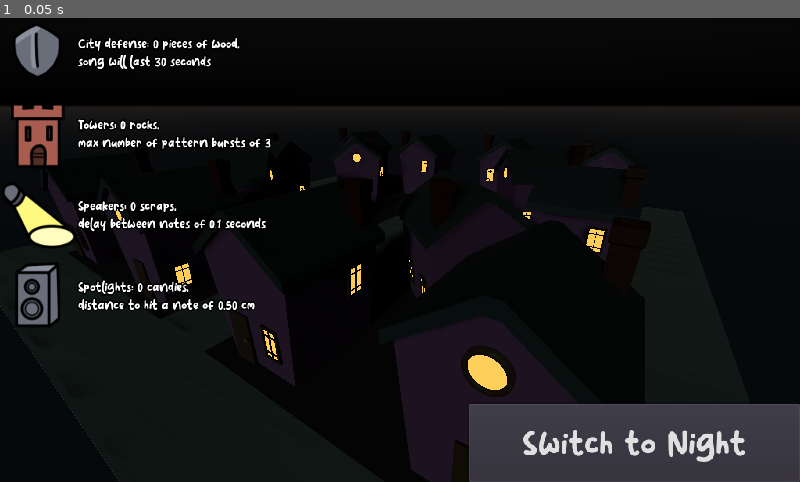
Above: before the commit, frame 1.
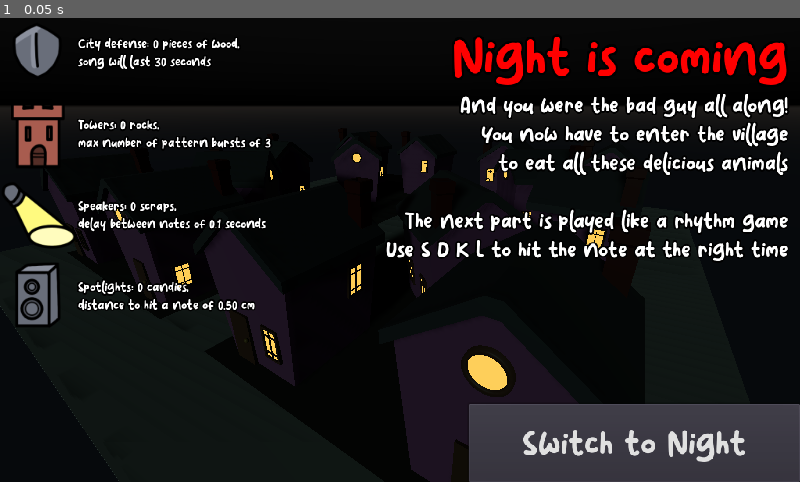
Above: after the commit, the same moment.

Repository: Xwilarg/BearJam
Game: Godot game, scene res://Scenes/Interlude.tscn
Same seed, same stepped clock (60 frames per second), same inputs: the game is played once before the commit and once after it. This scene is started directly instead of the project's main scene.
Inputs:
- Up to frame 1 (0.05 s): no input

The runs differ from the first frame. In frame 1, 5.1% of the frame differs, in the area x 48-99%, y 4-53%.

Commit message:
Improve interlude UI

Diff:
--- a/Scenes/Interlude.tscn
+++ b/Scenes/Interlude.tscn
@@ -52,6 +52,18 @@
 outline_color = Color( 0, 0, 0, 1 )
 font_data = ExtResource( 8 )
 
+[sub_resource type="DynamicFont" id=16]
+size = 60
+outline_size = 3
+outline_color = Color( 0, 0, 0, 1 )
+font_data = ExtResource( 8 )
+
+[sub_resource type="DynamicFont" id=17]
+size = 25
+outline_size = 2
+outline_color = Color( 0, 0, 0, 1 )
+font_data = ExtResource( 8 )
+
 [node name="Interlude" type="Spatial"]
 script = ExtResource( 7 )
 
@@ -216,4 +228,32 @@
 text = "Instructions"
 valign = 1
 
+[node name="Label" type="Label" parent="UI"]
+anchor_right = 1.0
+anchor_bottom = 1.0
+margin_top = 15.0
+margin_right = -15.0
+custom_colors/font_color = Color( 1, 0, 0, 1 )
+custom_fonts/font = SubResource( 16 )
+text = "Night is coming"
+align = 2
+
+[node name="UI2" type="Control" parent="."]
+anchor_right = 1.0
+anchor_bottom = 1.0
+
+[node name="Label" type="Label" parent="UI2"]
+anchor_right = 1.0
+anchor_bottom = 1.0
+margin_top = 100.0
+margin_right = -15.0
+custom_fonts/font = SubResource( 17 )
+text = "And you were the bad guy all along!
+You now have to enter the village
+to eat all these delicious animals
+
+The next part is played like a rhythm game
+Use S D K L to hit the note at the right time"
+align = 2
+
 [connection signal="pressed" from="UI/Button" to="." method="_on_Button_pressed"]
--- a/Scripts/Night.gd
+++ b/Scripts/Night.gd
@@ -11,7 +11,7 @@
 var patternArray: Array
 var currPattern: int
 const notePrefab = preload("../Scenes/Note.tscn")
-var timer = 1
+var timer = 3
 
 var notesPlayers: Array
 
Not shown: 1 places in Scenes/Interlude.tscn that only renumber resources
